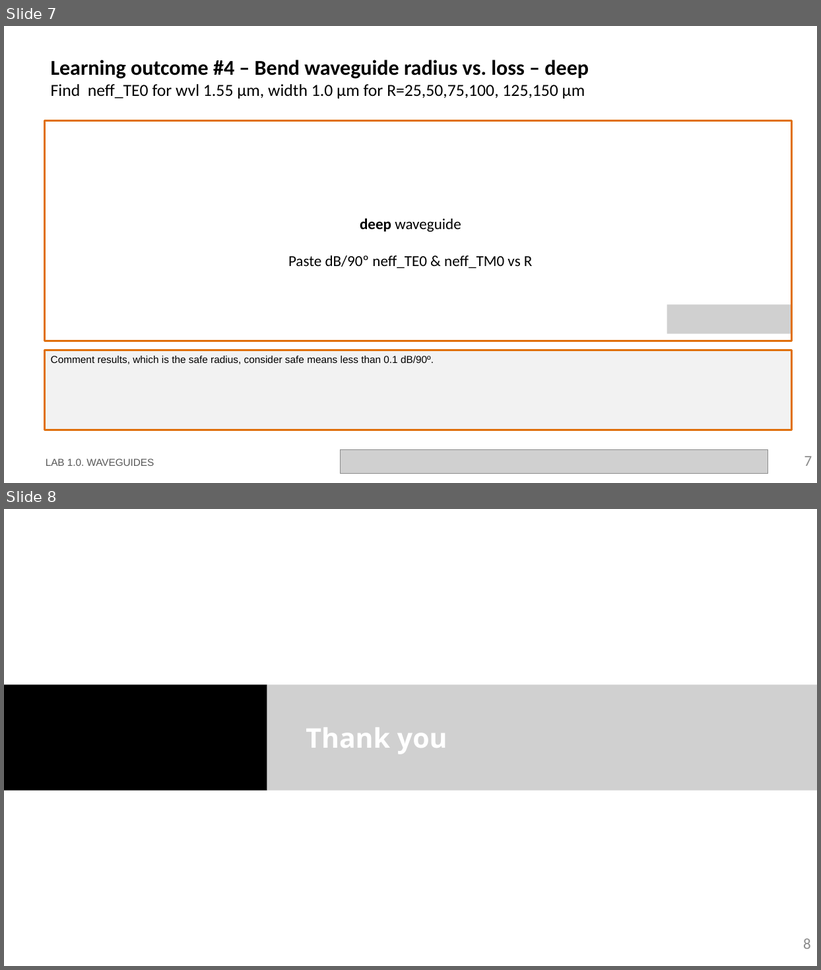
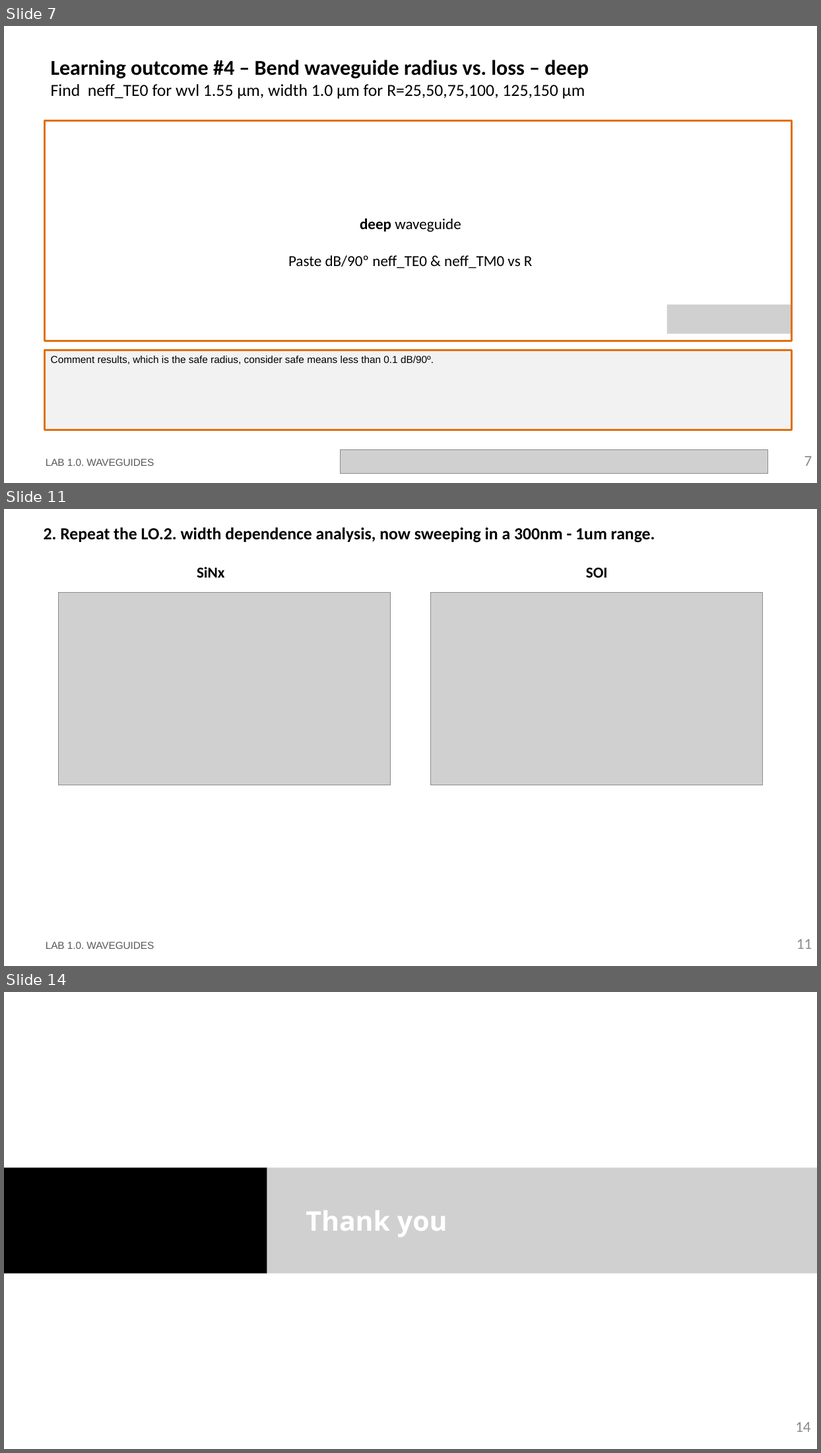
Before and after one commit to snacmuo/pic-upv-lab1, a slide deck: LabBook_10.pptx. Shown one above the other, each under a label of ours: slides 7 and 8 before the commit, slides 7, 11 and 14 after it; the slides between them are not shown. The pictures are 821x970 and 821x1453 pixels, drawn with LibreOffice and Linux fonts; fonts in the diff are those of the drawing; grey boxes stand for pictures; background and template pictures are left out. Boxes give left, top, right and bottom in pixels: in the first picture for what was removed or moved away, otherwise in the second. Text is boxed around its words. In the diff, an @@ line names an element or a change of style, - is before the commit and + after.

```diff
--- a/LabBook_10.pptx
+++ b/LabBook_10.pptx
@@ slide 11 added at (4,509,817,966), background #FFFFFF @@
@@ title added at (44,527,655,543), 20 pt, text #000000, bold @@
+2. Repeat the LO.2. width dependence analysis, now sweeping in a 300nm - 1um range.
@@ text added at (197,567,224,578), 18 pt, text #000000, bold @@
+SiNx
@@ text added at (586,568,608,578), 18 pt, text #000000, bold @@
+SOI
@@ picture added at (59,592,391,786) @@
@@ picture added at (431,592,763,786) @@
@@ text added at (46,942,154,949), 12 pt, text #585858 @@
+LAB 1.0. WAVEGUIDES
@@ page number added at (797,939,812,949), 18 pt, text #8C8C8C @@
+11
@@ what was slide 8 is now slide 14 @@
@@ page number at (795,1422,811,1432): text changed @@
-8
+14
```
Also in this commit, not shown: 1 slide changed, 5 other slides added, 1 other file.
